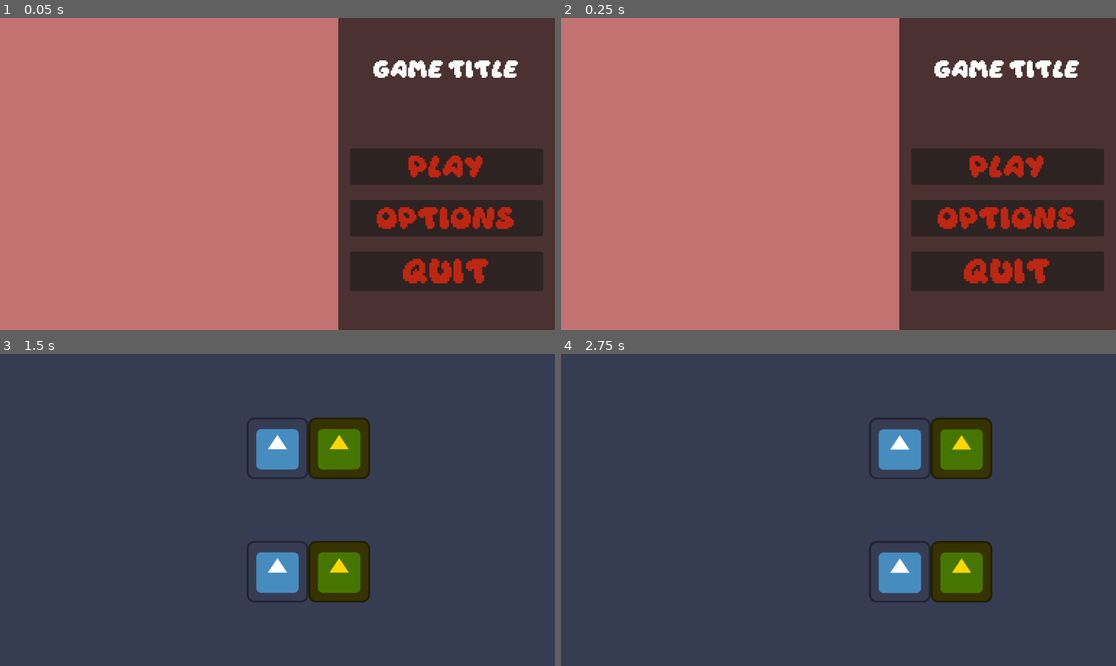
Above: before the commit, frames 1-4 (two rows, left to right).
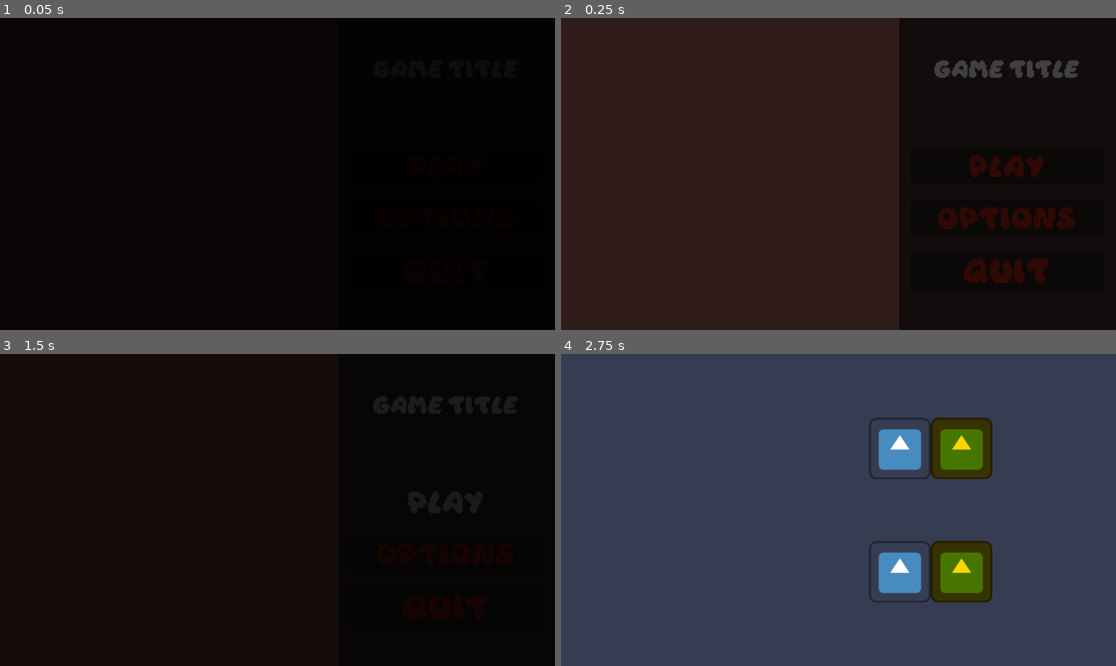
Above: after the commit, the same moments.

Repository: Vlad-935/Reflective-Trust
Game: Godot game, scene res://scenes/root.tscn
Same seed, same stepped clock (60 frames per second), same inputs: the game is played once before the commit and once after it. The engine's default icon, where the game draws it, is replaced by a stand-in: a white triangle on a blue panel in a dark square.
Inputs (mouse positions are in pixels of both pictures, inside the frame that each line leads up to):
- Up to frame 1 (0.05 s): no input
- Up to frame 2 (0.25 s): no input
- Up to frame 3 (1.5 s): click "Play" at 0.5 s; click (444, 503) at 1.25 s, where only the run after the commit has a clickable "Play"
- Up to frame 4 (2.75 s): tap Enter (ui_accept) at 2, 2.27 s; hold D (move right) from 2.03 s (still down)

The runs differ from the first frame. In frame 1, 100% of the frame differs, in the area x 0-100%, y 0-100%; in frame 2, 100%; in frame 3, 100%; in frame 4, nothing differs.

Commit message:
Added transition between scenes

Diff:
--- a/reflective-trust/globals/level_manager.gd
+++ b/reflective-trust/globals/level_manager.gd
@@ -5,10 +5,4 @@
 
 # Called when the node enters the scene tree for the first time.
 func _ready() -> void:
-	print("ceva")
 	pass # Replace with function body.
-
-
-# Called every frame. 'delta' is the elapsed time since the previous frame.
-func _process(delta: float) -> void:
-	pass
--- a/reflective-trust/globals/settings.gd
+++ b/reflective-trust/globals/settings.gd
@@ -5,8 +5,3 @@
 # Called when the node enters the scene tree for the first time.
 func _ready() -> void:
 	pass # Replace with function body.
-
-
-# Called every frame. 'delta' is the elapsed time since the previous frame.
-func _process(delta: float) -> void:
-	pass
--- a/reflective-trust/scenes/root.tscn
+++ b/reflective-trust/scenes/root.tscn
@@ -1,6 +1,7 @@
 [gd_scene format=3 uid="uid://bnymvvxplc7ah"]
 
 [ext_resource type="PackedScene" uid="uid://n461l8yo7wjj" path="res://scenes/camera.tscn" id="1_sqa0i"]
+[ext_resource type="PackedScene" uid="uid://b7buy2mr51hrp" path="res://scenes/ui/loading.tscn" id="2_sqa0i"]
 [ext_resource type="PackedScene" uid="uid://bu2425gbk22en" path="res://scenes/ui/pause_menu.tscn" id="4_sqa0i"]
 [ext_resource type="PackedScene" uid="uid://7w3wrujreg2s" path="res://scenes/ui/main_screen.tscn" id="5_jh1ax"]
 
@@ -10,6 +11,9 @@
 
 [node name="UI" type="CanvasLayer" parent="." unique_id=1431016636]
 
+[node name="Loading" parent="UI" unique_id=713372028 instance=ExtResource("2_sqa0i")]
+
 [node name="Main_Screen" parent="UI" unique_id=1325731135 instance=ExtResource("5_jh1ax")]
 
 [node name="Pause_Menu" parent="UI" unique_id=1414163954 instance=ExtResource("4_sqa0i")]
+visible = false
--- /dev/null
+++ b/reflective-trust/scenes/ui/loading.tscn
@@ -0,0 +1,26 @@
+[gd_scene format=3 uid="uid://b7buy2mr51hrp"]
+
+[ext_resource type="Script" uid="uid://p88r3i0i53oj" path="res://scripts/ui/loading.gd" id="1_35gka"]
+
+[node name="Loading" type="Control" unique_id=713372028]
+layout_mode = 3
+anchors_preset = 15
+anchor_right = 1.0
+anchor_bottom = 1.0
+grow_horizontal = 2
+grow_vertical = 2
+script = ExtResource("1_35gka")
+
+[node name="CenterContainer" type="CenterContainer" parent="." unique_id=1717503021]
+layout_mode = 1
+anchors_preset = 15
+anchor_right = 1.0
+anchor_bottom = 1.0
+grow_horizontal = 2
+grow_vertical = 2
+
+[node name="ColorRect" type="ColorRect" parent="CenterContainer" unique_id=1332459389]
+z_index = 10
+custom_minimum_size = Vector2(2000, 1500)
+layout_mode = 2
+color = Color(0, 0, 0, 1)
--- /dev/null
+++ b/reflective-trust/scripts/ui/loading.gd
@@ -0,0 +1,26 @@
+extends Control
+
+const FADE_DURATION = 1
+
+const FULL_BLACK = Color(0.0, 0.0, 0.0, 1.0)
+const TRANSPARENT = Color(0.0, 0.0, 0.0, 0.0)
+
+@onready var Background: ColorRect = $CenterContainer/ColorRect
+
+# Called when the node enters the scene tree for the first time.
+func _ready() -> void:
+	Background.color = Color(0.0, 0.0, 0.0, 1.0)
+	fade_out()
+
+
+func fade_in():
+	var tween = create_tween()
+	tween = tween.tween_property(Background, "color", FULL_BLACK, FADE_DURATION)
+
+	await get_tree().create_timer(FADE_DURATION).timeout
+
+func fade_out():
+	var tween = create_tween()
+	tween = tween.tween_property(Background, "color", TRANSPARENT, FADE_DURATION)
+
+	await get_tree().create_timer(FADE_DURATION).timeout
--- a/reflective-trust/scripts/ui/main_screen.gd
+++ b/reflective-trust/scripts/ui/main_screen.gd
@@ -1,28 +1,30 @@
 extends Control
 
 @onready var Root: Node2D = get_parent().get_parent()
+
 @onready var first_level_scene: PackedScene = preload("res://scenes/levels/level_1.tscn")
+@onready var Loading_Screen: Control = $"../Loading"
+
 
 # Called when the node enters the scene tree for the first time.
 func _ready() -> void:
 	Settings.can_be_paused = false
 
 
-# Called every frame. 'delta' is the elapsed time since the previous frame.
-func _process(delta: float) -> void:
-	pass
+func _on_play_pressed() -> void:
+	# Fade in
+	await Loading_Screen.fade_in()
 
-
-func _on_play_pressed() -> void:
 	# Load first level
 	var scene = first_level_scene.instantiate()
 	Root.add_child(scene)
 
-	print(scene)
-
 	# Delete main screen
 	self.queue_free()
 	Settings.can_be_paused = true
+
+	Loading_Screen.fade_out()
+
 
 func _on_options_pressed() -> void:
 	pass
Not shown, added: reflective-trust/scripts/ui/loading.gd.uid
